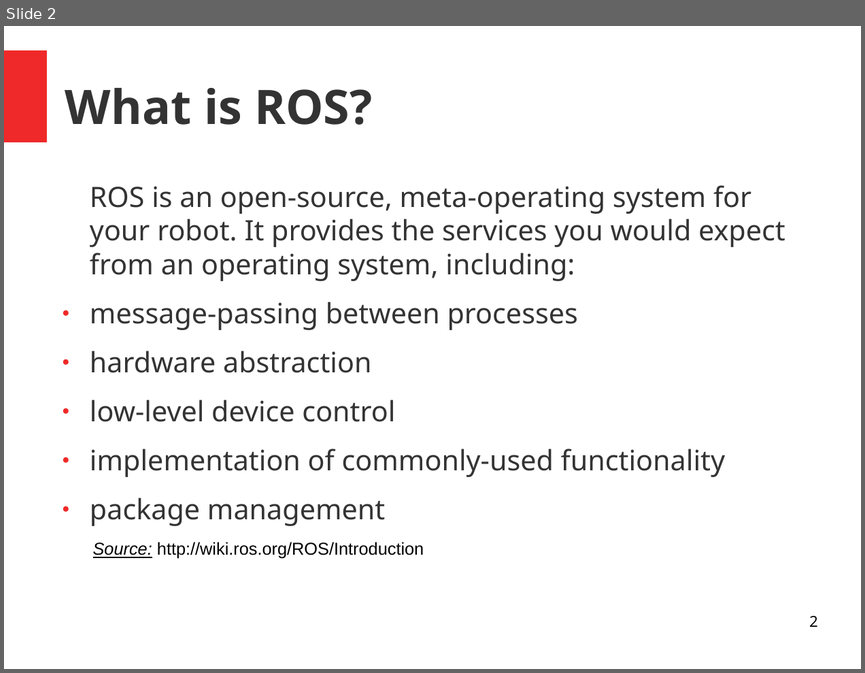
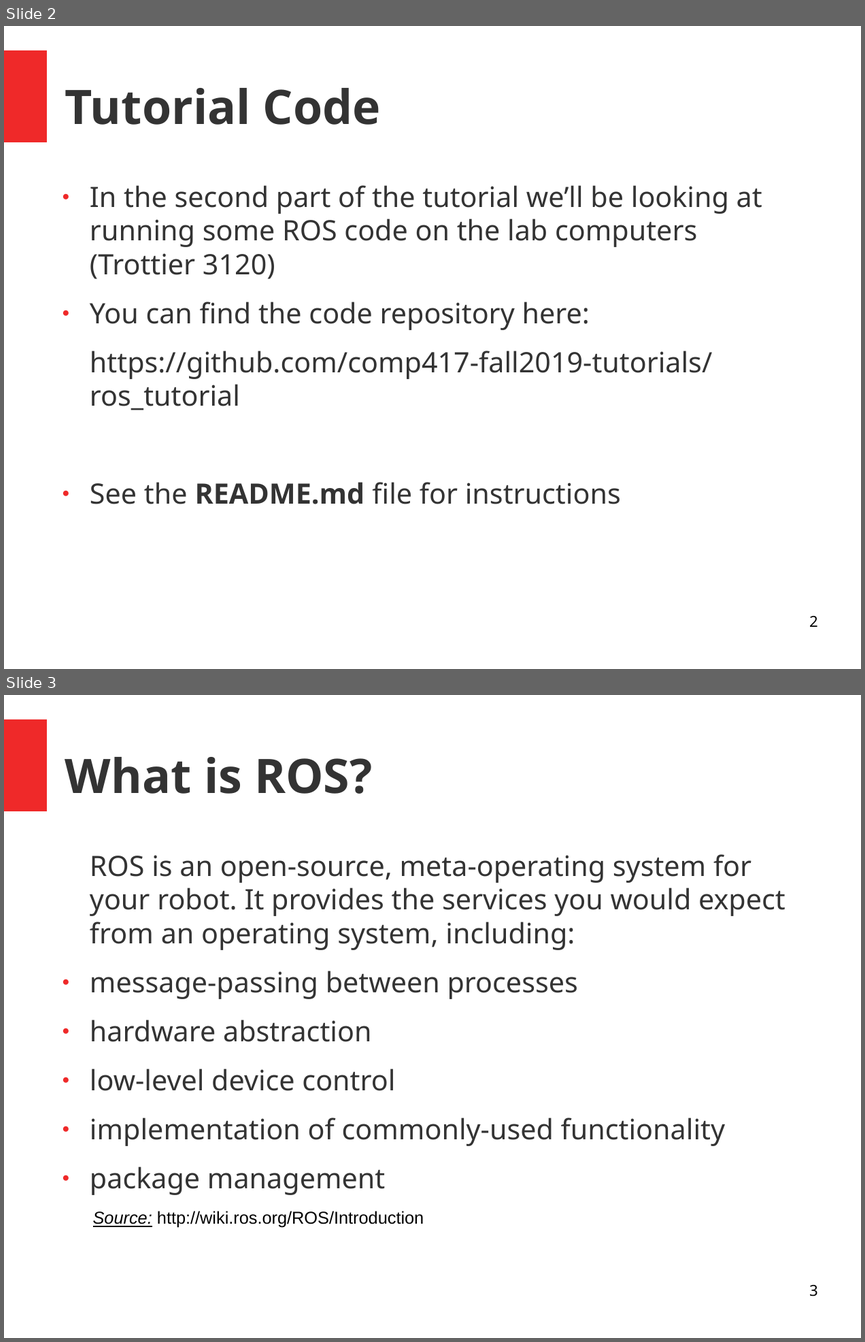
Before and after one commit to dmeger/COMP417_Fall2019, a slide deck: website/tutorials/Tutorial1_ROS.odp. Shown one above the other, each under a label of ours: slide 2 before the commit, slides 2 and 3 after it. The pictures are 865x673 and 865x1342 pixels, drawn with LibreOffice and Linux fonts; fonts in the diff are those of the drawing; background and template pictures are left out. Boxes give left, top, right and bottom in pixels: in the first picture for what was removed or moved away, otherwise in the second. Text is boxed around its words. In the diff, an @@ line names an element or a change of style, - is before the commit and + after.

Commit message:
Updated slides to point to github repo with example ros code

```diff
--- a/website/tutorials/Tutorial1_ROS.odp
+++ b/website/tutorials/Tutorial1_ROS.odp
@@ slide 2 added at box(4, 26, 861, 669), background #FFFFFF; not listed: 1 template element that a slide beside it also shows @@
@@ title added at box(65, 88, 381, 125), 44 pt, text #333333, bold @@
+Tutorial Code
@@ text added at box(90, 185, 762, 504), 26 pt, text #333333 @@
+● In the second part of the tutorial we’ll be looking at running some ROS code on the lab computers (Trottier 3120)
+● You can find the code repository here:
+https://github.com/comp417-fall2019-tutorials/ros_tutorial
+● See the README.md file for instructions
@@ page number added at box(809, 616, 818, 626), 14 pt, text #000000 @@
+2
@@ what was slide 2 is now slide 3 @@
@@ page number at box(809, 1285, 818, 1296): text changed @@
-2
+3
```
Also in this commit, not shown: 2 slides changed, 3 other files.
